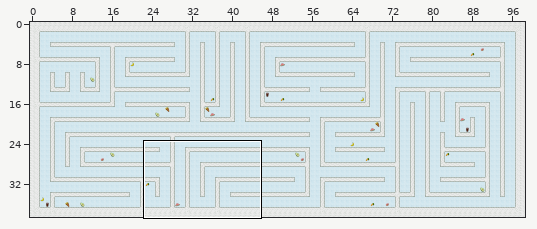
Tiled map, stored at android/assets/tilemaps/anadyr/maze.tmx. Above, an overview of the earlier version with the close-up marked.
Close-up. As it was:
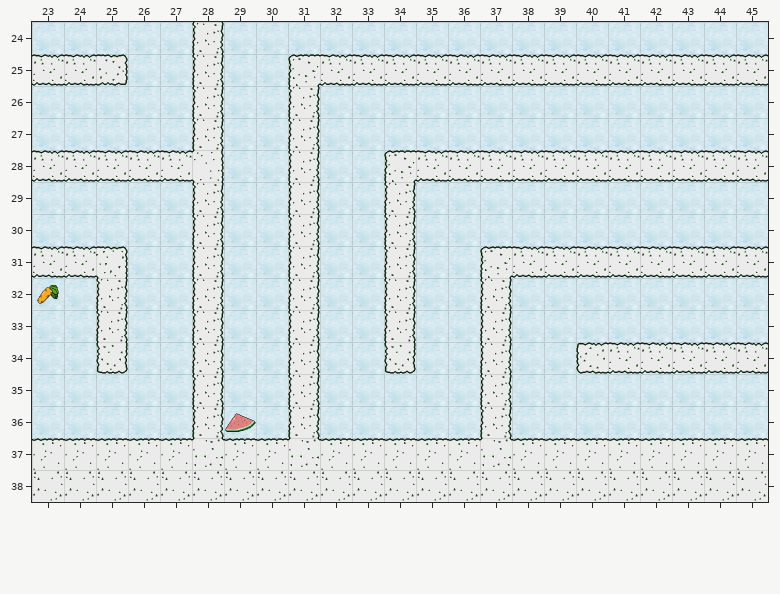
Cells are 64x64 px. Shown: x 23..45, y 24..38.
After the commit:
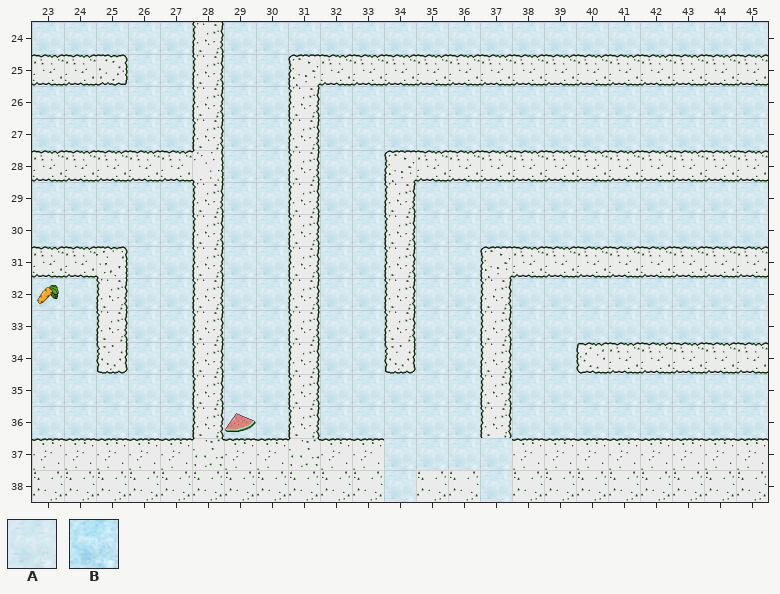
Key: from "tileset": A 0, B 3.
_ is an empty cell.
Tiles of an added or newly shown layer are drawn over the layers below it.
See-through tiles are keyed as they look on the map.
Diff:
Changed rows in their new state; . is an unchanged cell.
Layer "goal_ground" (now shown):
first column x 34:
37 BBBB
38 B..B
Layer "goal_ground2" (added):
first column x 34:
37 AAAA
38 A..A
Pixel boxes of the changes (left, top, right, bottom) in both close-ups:
added: (384, 438, 512, 502)
